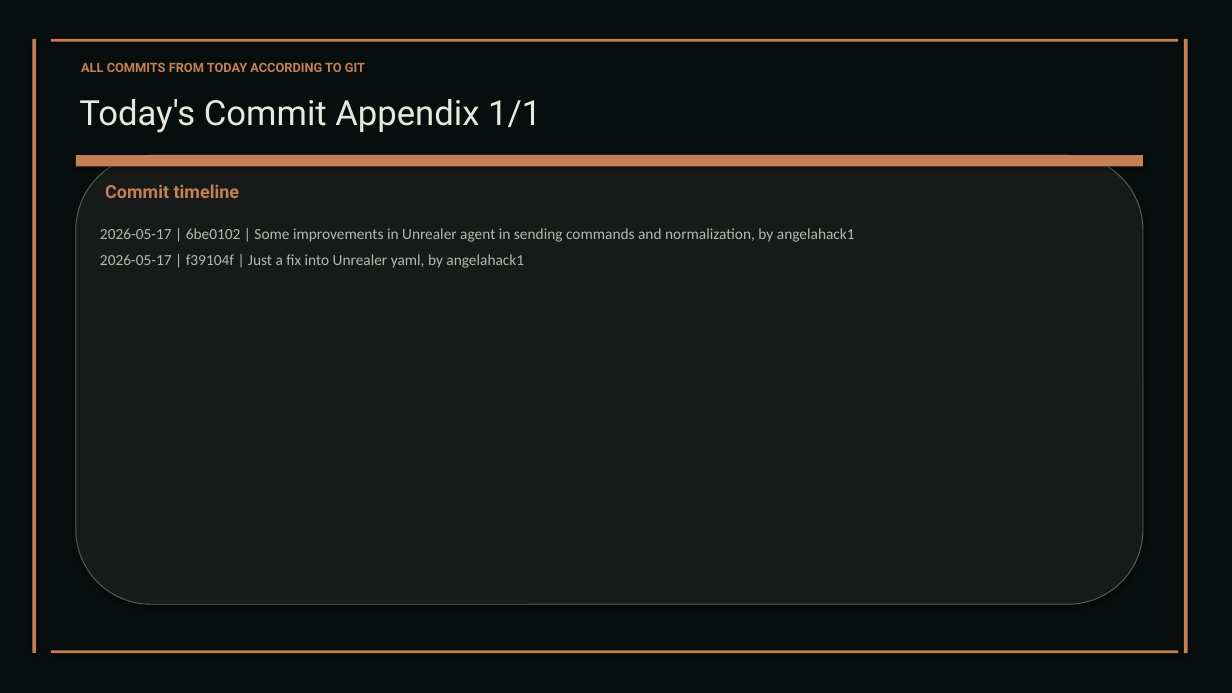
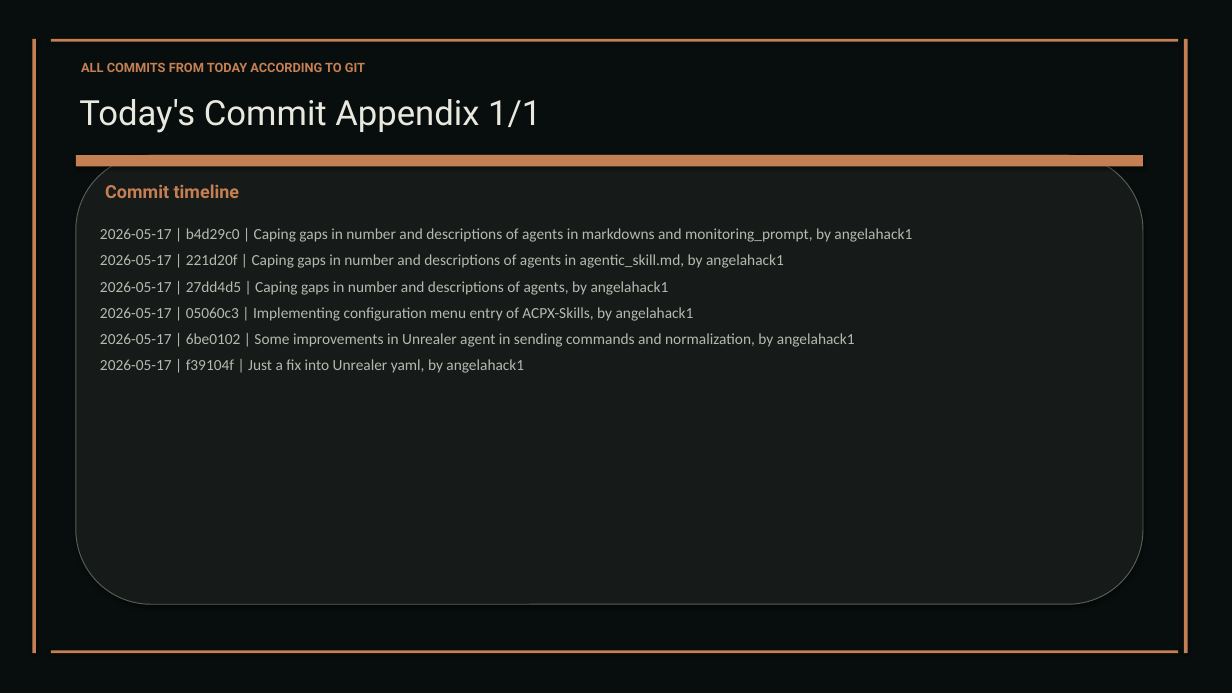
Before and after one commit to XAIHT/Tlamatini, a slide deck: slide 32 of Tlamatini_eXtended_Artificial_Intelligence_Humanly_Tempered.pptx (slide 31 before the commit). Drawn at 1232x693 pixels with LibreOffice and Linux fonts; fonts in the diff are those of the drawing. Boxes give left, top, right and bottom in pixels: in the first picture for what was removed or moved away, otherwise in the second. Text is boxed around its words. In the diff, an @@ line names an element or a change of style, - is before the commit and + after.

Commit message:
Caping gaps in number and descriptions of agents in visual documentation, by angelahack1

```diff
--- a/Tlamatini_eXtended_Artificial_Intelligence_Humanly_Tempered.pptx
+++ b/Tlamatini_eXtended_Artificial_Intelligence_Humanly_Tempered.pptx
@@ text at (100,228,912,321): paragraphs added @@
+2026-05-17 | b4d29c0 | Caping gaps in number and descriptions of agents in markdowns and monitoring_prompt, by angelahack1
+2026-05-17 | 221d20f | Caping gaps in number and descriptions of agents in agentic_skill.md, by angelahack1
+2026-05-17 | 27dd4d5 | Caping gaps in number and descriptions of agents, by angelahack1
+2026-05-17 | 05060c3 | Implementing configuration menu entry of ACPX-Skills, by angelahack1
```
Also in this commit, not shown: 10 other slides changed, 1 slide added, 2 other files.
